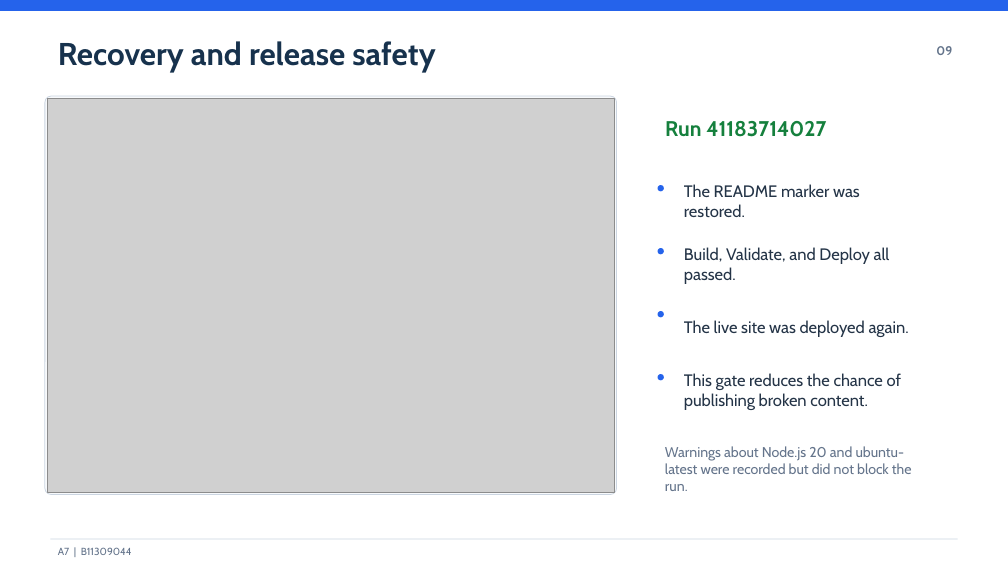
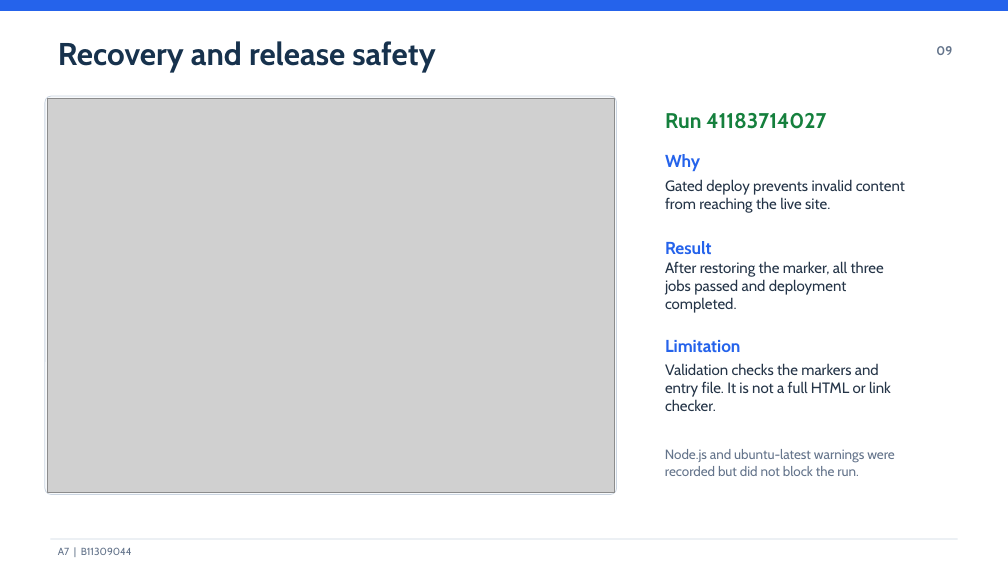
Before and after one commit to fanyuzhenfu/activity-log-a7, a slide deck: slide 9 of report/A7-B11309044.pptx. Drawn at 1008x567 pixels with LibreOffice and Linux fonts; fonts in the diff are those of the drawing; grey boxes stand for pictures. Boxes give left, top, right and bottom in pixels: in the first picture for what was removed or moved away, otherwise in the second. Text is boxed around its words. In the diff, an @@ line names an element or a change of style, - is before the commit and + after.

```diff
--- a/report/A7-B11309044.pptx
+++ b/report/A7-B11309044.pptx
@@ text "Run 41183714027": place and size @@
-text "Run 41183714027" at bbox=[665, 121, 826, 137]
+text "Run 41183714027" at bbox=[665, 113, 826, 129]
@@ text added at bbox=[665, 154, 700, 172], 16.5 pt, text #2563EB, bold @@
+Why
@@ text added at bbox=[665, 179, 905, 213], 14.2 pt, text #243447 @@
+Gated deploy prevents invalid content from reaching the live site.
@@ rounded rectangle removed at bbox=[658, 185, 664, 191] @@
@@ text removed at bbox=[684, 184, 860, 217] @@
-The README marker was restored.
@@ rounded rectangle removed at bbox=[658, 248, 664, 254] @@
@@ text added at bbox=[665, 241, 712, 254], 16.5 pt, text #2563EB, bold @@
+Result
@@ text added at bbox=[665, 261, 884, 313], 14.2 pt, text #243447 @@
+After restoring the marker, all three jobs passed and deployment completed.
@@ text removed at bbox=[684, 247, 890, 284] @@
-Build, Validate, and Deploy all passed.
@@ rounded rectangle removed at bbox=[658, 311, 664, 317] @@
@@ text removed at bbox=[684, 320, 909, 337] @@
-The live site was deployed again.
@@ text added at bbox=[665, 340, 741, 352], 16.5 pt, text #2563EB, bold @@
+Limitation
@@ rounded rectangle removed at bbox=[658, 374, 664, 380] @@
@@ text added at bbox=[665, 363, 891, 411], 14.2 pt, text #243447 @@
+Validation checks the markers and entry file. It is not a full HTML or link checker.
@@ text removed at bbox=[684, 373, 901, 410] @@
-This gate reduces the chance of publishing broken content.
@@ text at bbox=[665, 449, 894, 476]: text changed; size 13.5 to 12.8 pt @@
-Warnings about Node.js 20 and ubuntu-latest were recorded but did not block the run.
+Node.js and ubuntu-latest warnings were recorded but did not block the run.
```
Also in this commit, not shown: 3 other slides changed, 2 other files.
